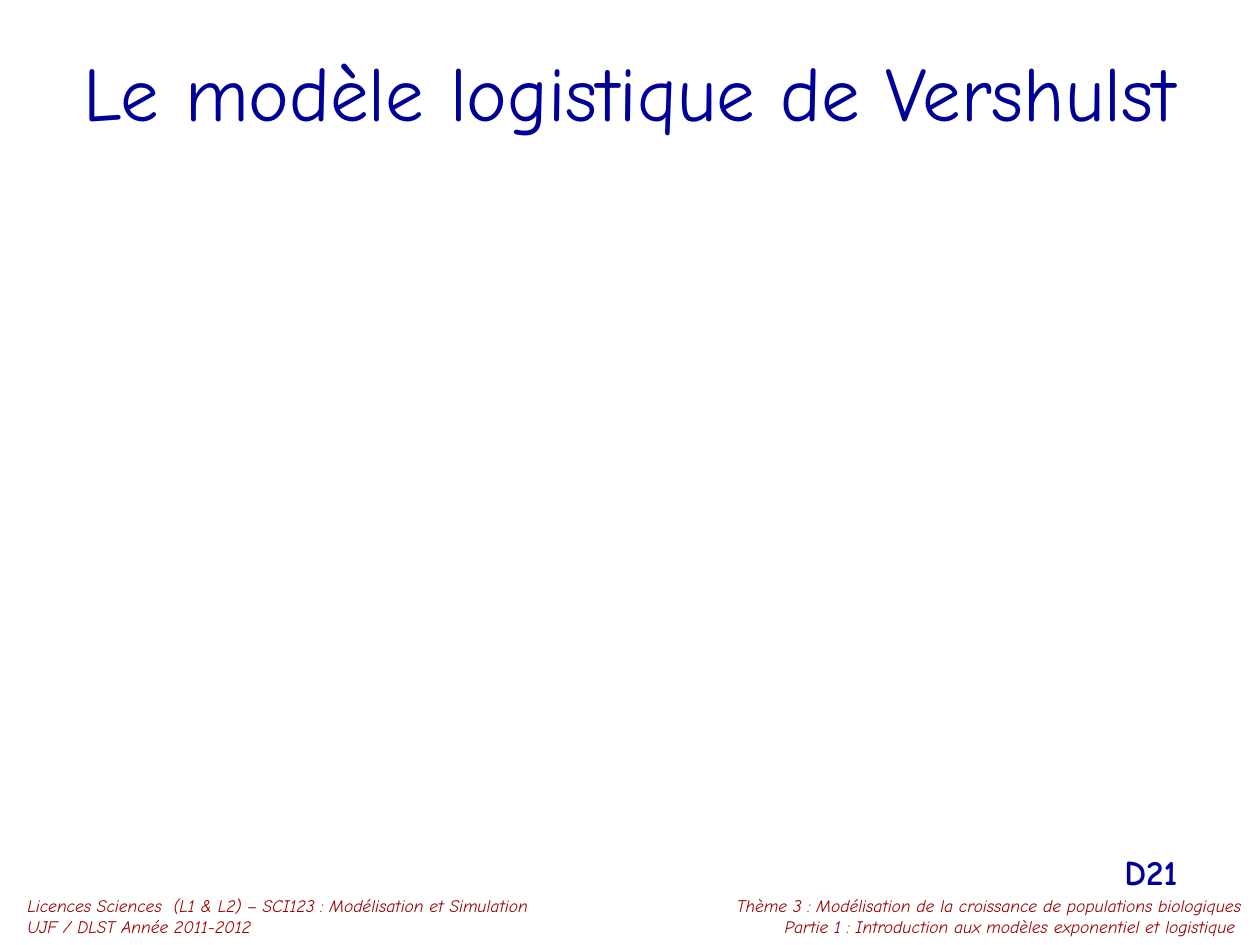
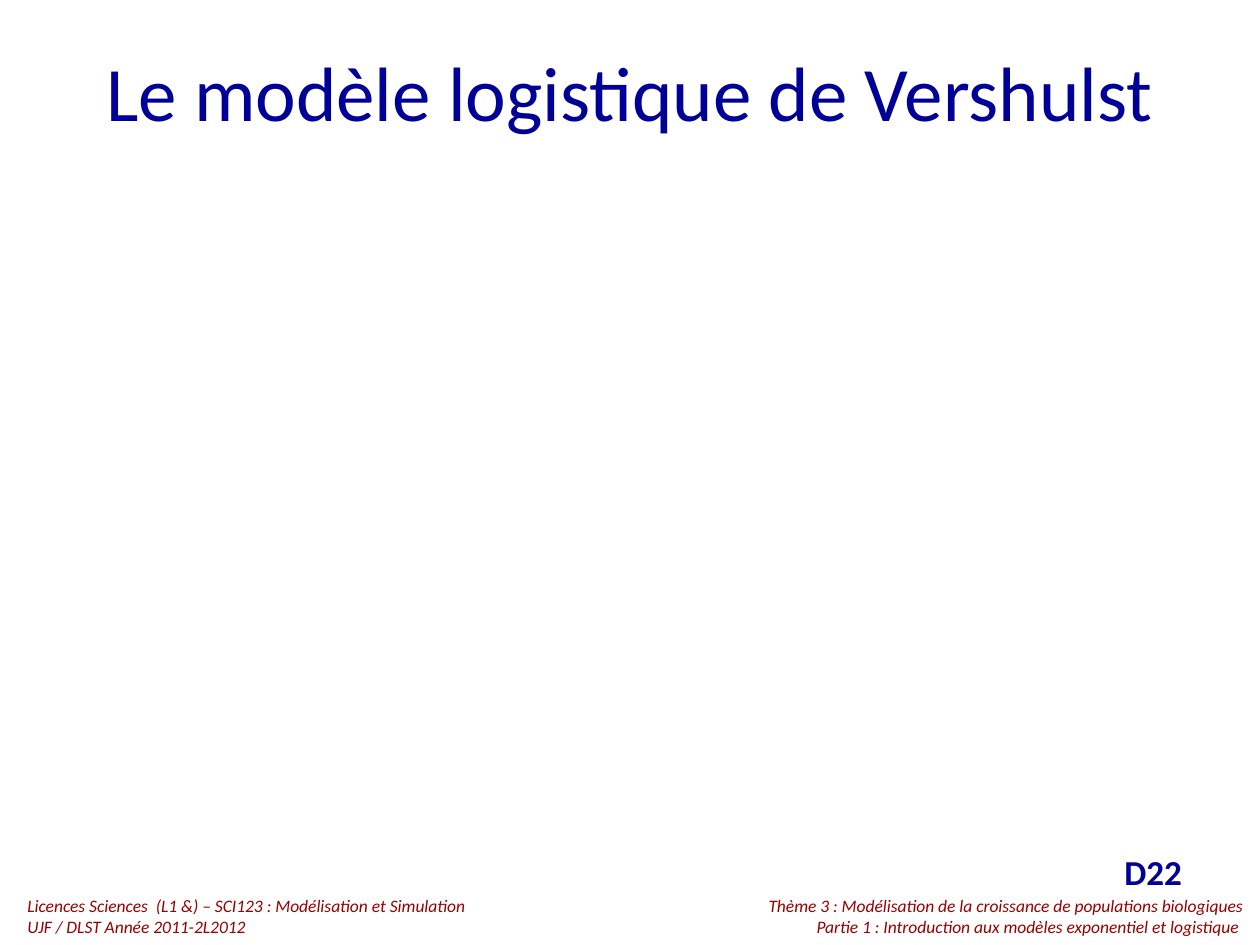
Before and after one commit to cayek/PopulationDynamics, a slide deck: slide 22 of TD/TD1_DynaPops.pptx (slide 21 before the commit). Drawn at 1260x945 pixels with LibreOffice and Linux fonts; fonts in the diff are those of the drawing; grey boxes stand for pictures. Boxes give left, top, right and bottom in pixels: in the first picture for what was removed or moved away, otherwise in the second. Text is boxed around its words. In the diff, an @@ line names an element or a change of style, - is before the commit and + after.

```diff
--- a/TD/TD1_DynaPops.pptx
+++ b/TD/TD1_DynaPops.pptx
@@ title "Le modèle logistique de Vershulst" at [106,67,1152,135]: font Comic Neue to Calibri @@
@@ page number removed at [1124,861,1177,886] @@
-D21
@@ page number added at [1124,862,1182,885], 20 pt, text #000099, bold @@
+D22
@@ text at [27,899,465,933]: text changed; font Comic Neue to Calibri @@
-Licences Sciences (L1 & L2) – SCI123 : Modélisation et Simulation
-UJF / DLST Année 2011-2012
+Licences Sciences (L1 &) – SCI123 : Modélisation et Simulation
+UJF / DLST Année 2011-2L2012
@@ text "Thème 3 : Modélisation de ..." at [769,900,1243,936]: font Comic Neue to Calibri @@
@@ text "Thème 3 : Modélisation de ...": place and size @@
-text "Thème 3 : Modélisation de ..." at [737,899,1241,937]
+text "Thème 3 : Modélisation de ..." at [769,900,1243,936]
```
Also in this commit, not shown: 24 other slides changed, 1 slide added, 31 slides removed.
